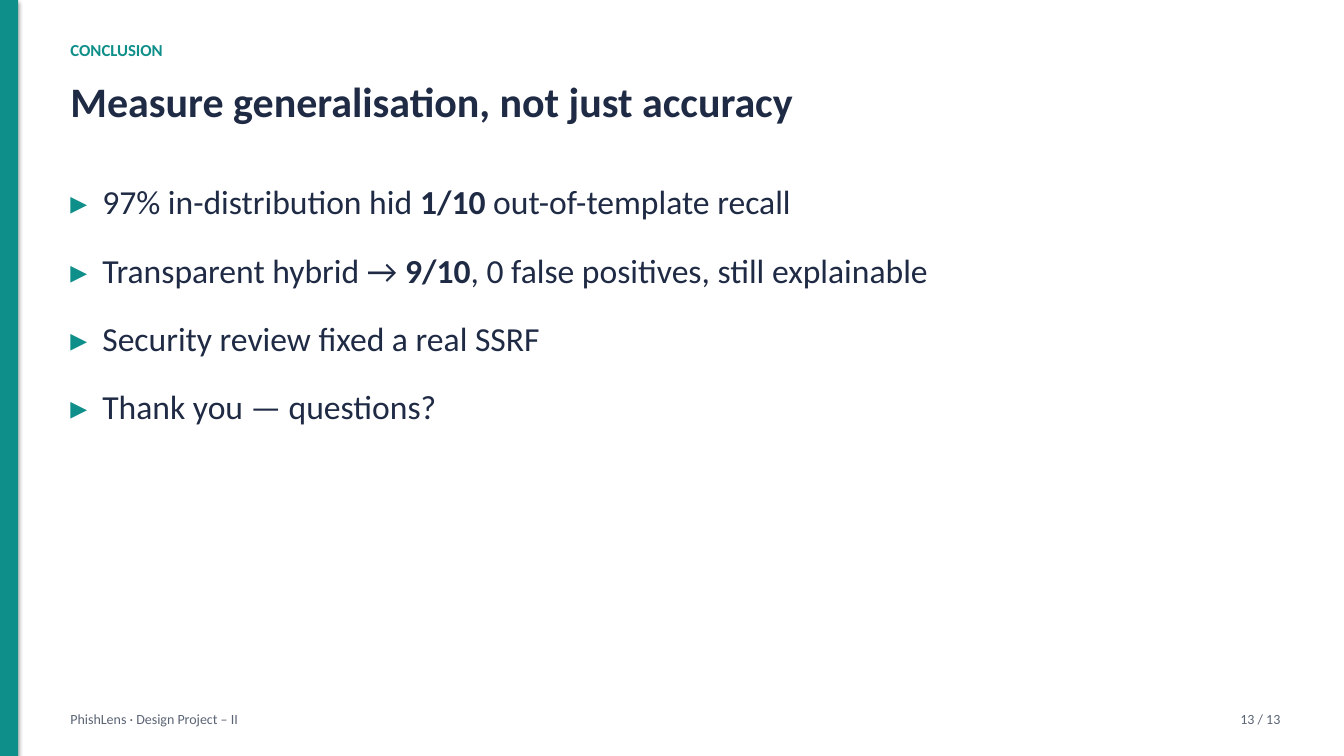
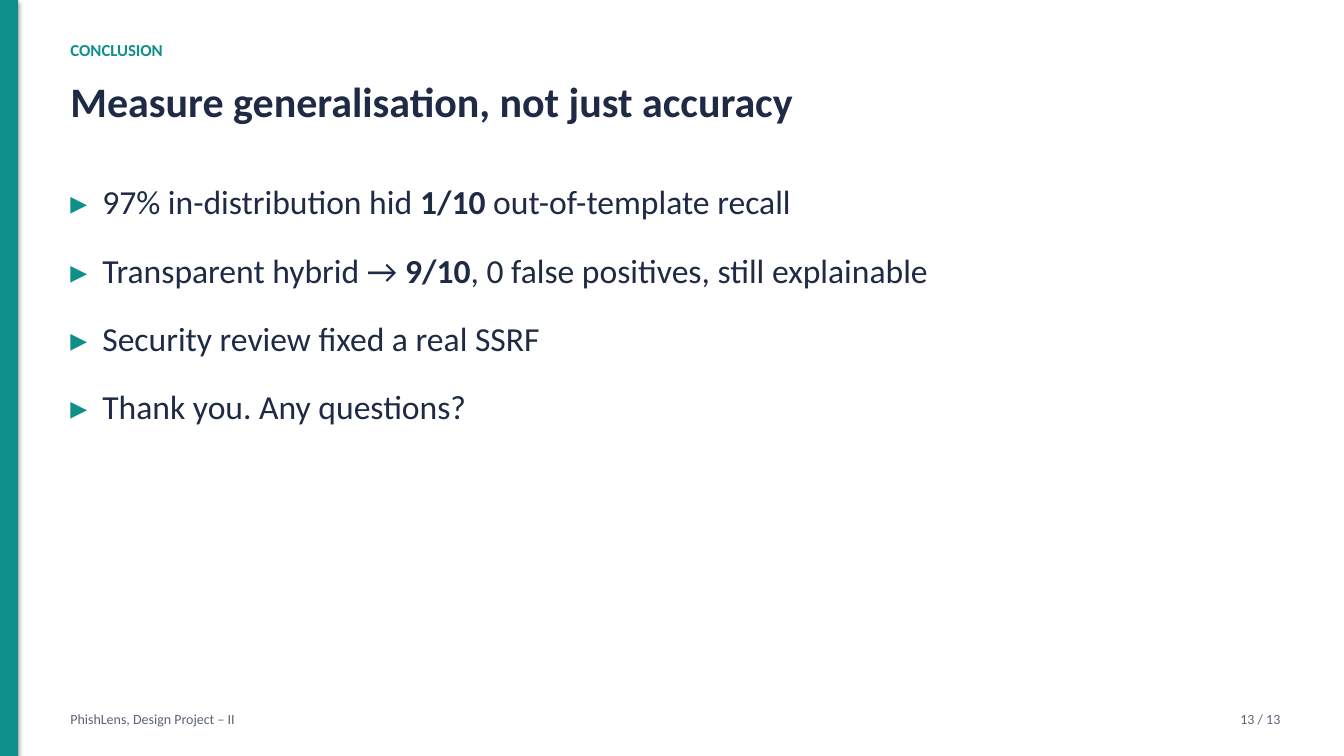
Before and after one commit to harshacreate/PhishLens, a slide deck: slide 13 of report/PhishLens_Presentation.pptx. Drawn at 1344x756 pixels with LibreOffice and Linux fonts; fonts in the diff are those of the drawing. Boxes give left, top, right and bottom in pixels: in the first picture for what was removed or moved away, otherwise in the second. Text is boxed around its words. In the diff, an @@ line names an element or a change of style, - is before the commit and + after.

Commit message:
Clean PhishLens project text

```diff
--- a/report/PhishLens_Presentation.pptx
+++ b/report/PhishLens_Presentation.pptx
@@ text at <box>102,395,466,425</box>: text changed @@
-▸ Thank you — questions?
+▸ Thank you. Any questions?
@@ text at <box>70,714,235,727</box>: text changed @@
-PhishLens · Design Project – II
+PhishLens, Design Project – II
```
Also in this commit, not shown: 12 other slides changed, 11 other files.
